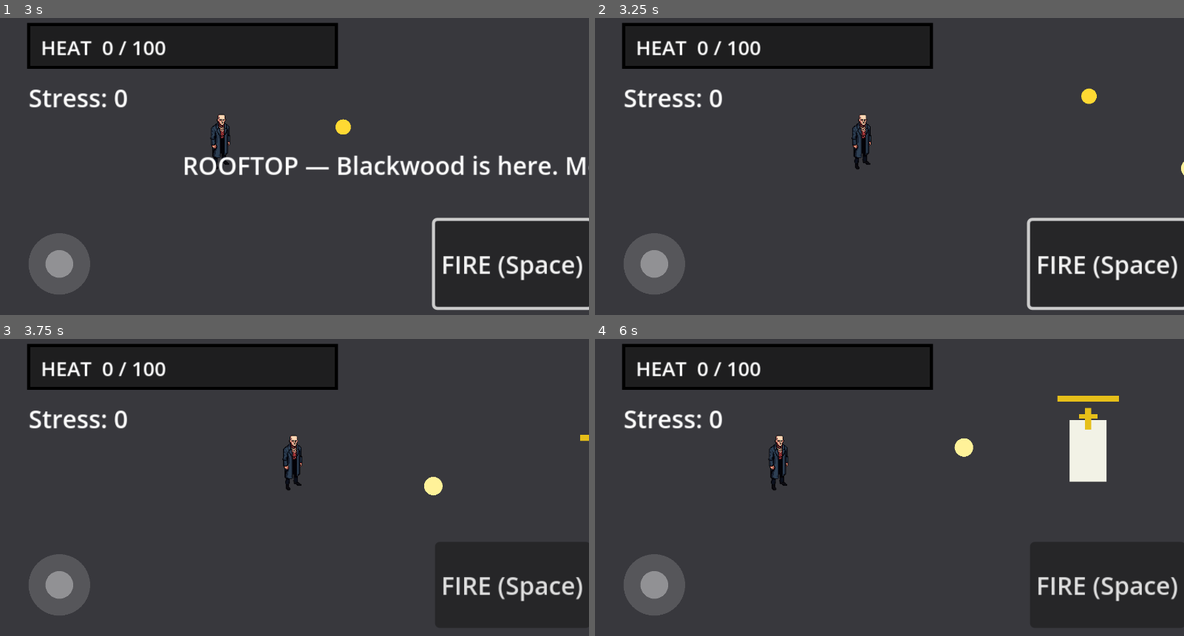
Above: before the commit, frames 1-4 (two rows, left to right).
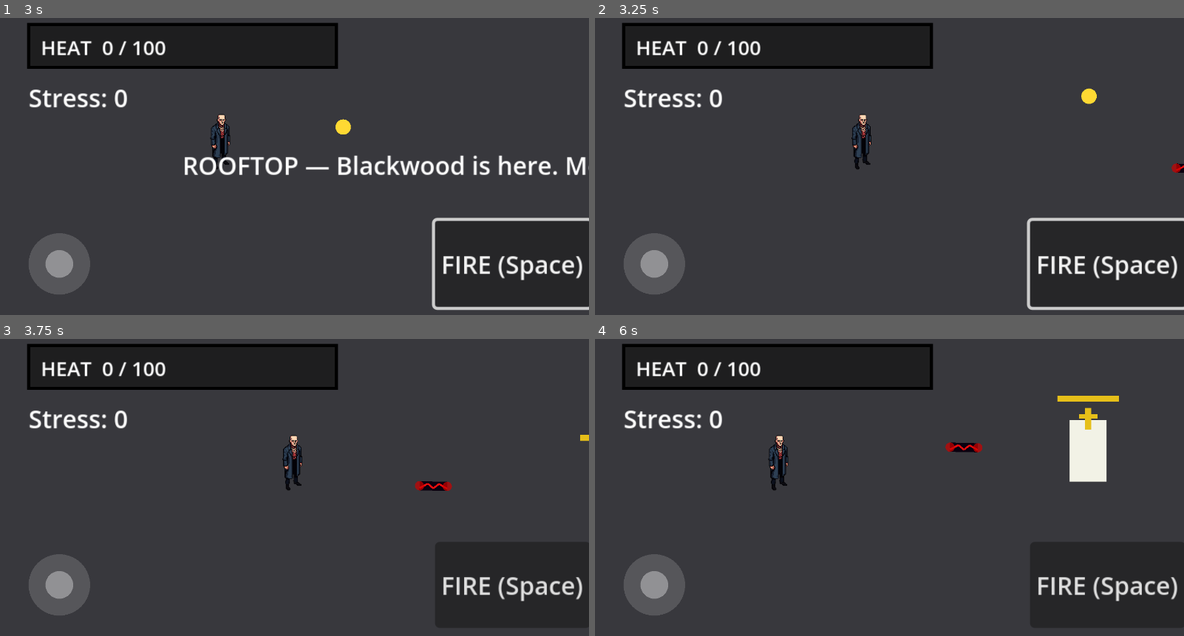
Above: after the commit, the same moments.

Repository: zowskyy/crxcibl3
Game: Godot game, scene res://scenes/RooftopScene.tscn
Same seed, same stepped clock (60 frames per second), same inputs: the game is played once before the commit and once after it. This scene is started directly instead of the project's main scene.
Inputs (mouse positions are in pixels of both pictures, inside the frame that each line leads up to):
- Up to frame 1 (3 s): click "FIRE (Space)" at 0.5 s; tap Enter at 1.25 s; drag from (58, 264) to (571, 160) at 1.27 s; drag from (176, 175) to (559, 172) at 2.02 s; tap Space at 2.75 s; move the mouse to (353, 86) at 2.77 s; hold Right (ui_right) from 2.78 s (still down); tap H at 2.85 s
- Up to frame 2 (3.25 s): keep holding Right (ui_right)
- Up to frame 3 (3.75 s): release Right (ui_right) at 3.5 s; drag from (265, 546) to (117, 431) at 3.52 s
- Up to frame 4 (6 s): move the mouse to (1066, 529) at 4.27 s; hold Left (ui_left) 4.28-5 s; tap H at 4.35, 5.85 s; tap Space at 4.52 s; drag from (712, 431) to (801, 398) at 5.02 s; move the mouse to (918, 481) at 5.77 s; hold Down (ui_down) from 5.78 s (still down); click (918, 481) at 5.92 s

Frame 1 is identical in both runs. In frame 2, less than 0.1% of the frame differs, in the area x 97-100%, y 48-53%; in frame 3, 0.2%; in frame 4, 0.3%, in the area x 59-66%, y 33-40%.

Commit message:
Blackwood polish: black/red lightning bolts, 33 HP flee threshold, rooftop leap vanish
BossProjectile: replaced gold circle with a black bolt + red jagged electric surge.
draw_set_transform rotates the draw canvas to match the direction vector so the
bolt always faces travel direction. Two zigzag red surge lines run through the
core with glowing red tips at each end. queue_redraw() called each physics frame.

BossBlackwood:
- FLEE_THRESHOLD 80 → 33 (players feel they almost had him before he escapes)
- _tick_flee sprint removed — flee is now entirely Tween-driven, no physics movement
- Three parallel tweens replace the old single tween:
    flash_tween:  0.9s blind hold → 0.9s fade-out → cleanup
    leap_tween:   0.9s delay → 0.45s rise (ease-out cubic) → 0.45s fall (ease-in cubic)
    vanish_tween: 1.35s delay → 0.45s modulate.a fade → fled signal + queue_free
  Result: screen clears to reveal Blackwood mid-leap at the arc apex, already fading
  out — players see him seemingly disappear in thin air as he crests the rooftop edge.

Co-Authored-By: Claude Sonnet 4.6 <noreply@anthropic.com>

Diff:
--- a/godot/scenes/BossBlackwood.gd
+++ b/godot/scenes/BossBlackwood.gd
@@ -16,7 +16,7 @@
 signal fled
 
 const MAX_HP := 200
-const FLEE_THRESHOLD := 80   # 40% — triggers Phase 3
+const FLEE_THRESHOLD := 33   # low threshold — players feel they almost had him
 const SPEED_FIGHT := 50.0
 const SPEED_FLEE  := 130.0
 
@@ -109,17 +109,8 @@
 		_fire_projectile(to_player.normalized())
 
 
-func _tick_flee(delta: float) -> void:
-	if _flee_target == Vector2.ZERO:
-		return
-	var to_exit := _flee_target - global_position
-	if to_exit.length() < 10.0:
-		_phase = Phase.DONE
-		emit_signal("fled")
-		queue_free()
-		return
-	velocity = to_exit.normalized() * SPEED_FLEE
-	move_and_slide()
+func _tick_flee(_delta: float) -> void:
+	pass  # leap is driven entirely by Tween, not _physics_process
 
 
 func take_damage(amount: int, _killer: String = "") -> void:
@@ -143,12 +134,63 @@
 func _fire_flashbang() -> void:
 	if _flashbang_node == null:
 		return
+	_flashbang_node.modulate.a = 1.0
 	_flashbang_node.visible = true
-	# Fade out over FLASHBANG_DURATION using a Tween
-	var tween := get_tree().create_tween()
-	tween.tween_property(_flashbang_node, "modulate:a", 0.0, FLASHBANG_DURATION)
-	tween.tween_callback(func(): _flashbang_node.visible = false)
-	tween.tween_callback(func(): _flashbang_node.modulate.a = 1.0)
+
+	# Timeline (all delays relative to flashbang fire):
+	#   0.0s  screen goes white — players blind
+	#   0.9s  flash starts fading AND leap begins — players see Blackwood mid-air as vision clears
+	#   1.35s Blackwood at arc apex, starts fading out
+	#   1.8s  flash fully gone, Blackwood invisible — fled signal fires
+
+	var leap_start := global_position
+	var leap_peak  := leap_start + Vector2(60, -80)
+	var leap_end   := _flee_target if _flee_target != Vector2.ZERO \
+					  else leap_start + Vector2(120, -20)
+
+	# Tween 1: flash fade (starts after 0.9s blind hold)
+	var flash_tween := get_tree().create_tween()
+	flash_tween.tween_interval(0.9)
+	flash_tween.tween_property(_flashbang_node, "modulate:a", 0.0, 0.9)
+	flash_tween.tween_callback(func():
+		_flashbang_node.visible = false
+		_flashbang_node.modulate.a = 1.0
+	)
+
+	# Tween 2: leap arc (starts same moment flash begins to fade — 0.9s delay)
+	# Rise to peak then fall toward exit using two sequential method tweens.
+	var leap_tween := get_tree().create_tween()
+	leap_tween.tween_interval(0.9)
+	leap_tween.tween_method(
+		func(t: float):
+			global_position = leap_start.lerp(leap_peak, _ease_out_cubic(t))
+			queue_redraw(),
+		0.0, 1.0, 0.45
+	)
+	leap_tween.tween_method(
+		func(t: float):
+			global_position = leap_peak.lerp(leap_end, _ease_in_cubic(t))
+			queue_redraw(),
+		0.0, 1.0, 0.45
+	)
+
+	# Tween 3: Blackwood fade-out (starts at peak, 0.9 + 0.45 = 1.35s in)
+	var vanish_tween := get_tree().create_tween()
+	vanish_tween.tween_interval(1.35)
+	vanish_tween.tween_property(self, "modulate:a", 0.0, 0.45)
+	vanish_tween.tween_callback(func():
+		_phase = Phase.DONE
+		emit_signal("fled")
+		queue_free()
+	)
+
+
+func _ease_out_cubic(t: float) -> float:
+	return 1.0 - pow(1.0 - t, 3.0)
+
+
+func _ease_in_cubic(t: float) -> float:
+	return t * t * t
 
 
 func _spawn_deacon() -> void:
--- a/godot/scenes/BossProjectile.gd
+++ b/godot/scenes/BossProjectile.gd
@@ -24,6 +24,7 @@
 func _physics_process(delta: float) -> void:
 	position += direction * speed * delta
 	_age += delta
+	queue_redraw()
 	if _age >= LIFETIME:
 		queue_free()
 
@@ -35,4 +36,24 @@
 
 
 func _draw() -> void:
-	draw_circle(Vector2.ZERO, RADIUS, Color(1.0, 0.95, 0.6))  # warm gold/white flash
+	# Black bolt core with red electric surge.
+	# The bolt is oriented along the direction of travel; _draw() runs in
+	# local space so we rotate the canvas to match.
+	var bolt_len := 18.0
+	var angle := direction.angle()
+	draw_set_transform(Vector2.ZERO, angle, Vector2.ONE)
+
+	# Black core body
+	draw_rect(Rect2(-bolt_len * 0.5, -3, bolt_len, 6), Color(0.04, 0.0, 0.06))
+
+	# Red electric surges — two jagged lines running through the core
+	var surge_color := Color(0.9, 0.05, 0.05)
+	var half := bolt_len * 0.5
+	# Top surge
+	draw_line(Vector2(-half, -1.5), Vector2(-half * 0.4, 1.5),  surge_color, 1.2)
+	draw_line(Vector2(-half * 0.4, 1.5), Vector2(0.0, -1.5),   surge_color, 1.2)
+	draw_line(Vector2(0.0, -1.5), Vector2(half * 0.4, 1.5),    surge_color, 1.2)
+	draw_line(Vector2(half * 0.4, 1.5), Vector2(half, -1.5),   surge_color, 1.2)
+	# Outer red glow tips
+	draw_circle(Vector2(-half, 0), 3.0, Color(0.8, 0.0, 0.0, 0.7))
+	draw_circle(Vector2(half,  0), 3.0, Color(0.8, 0.0, 0.0, 0.7))
